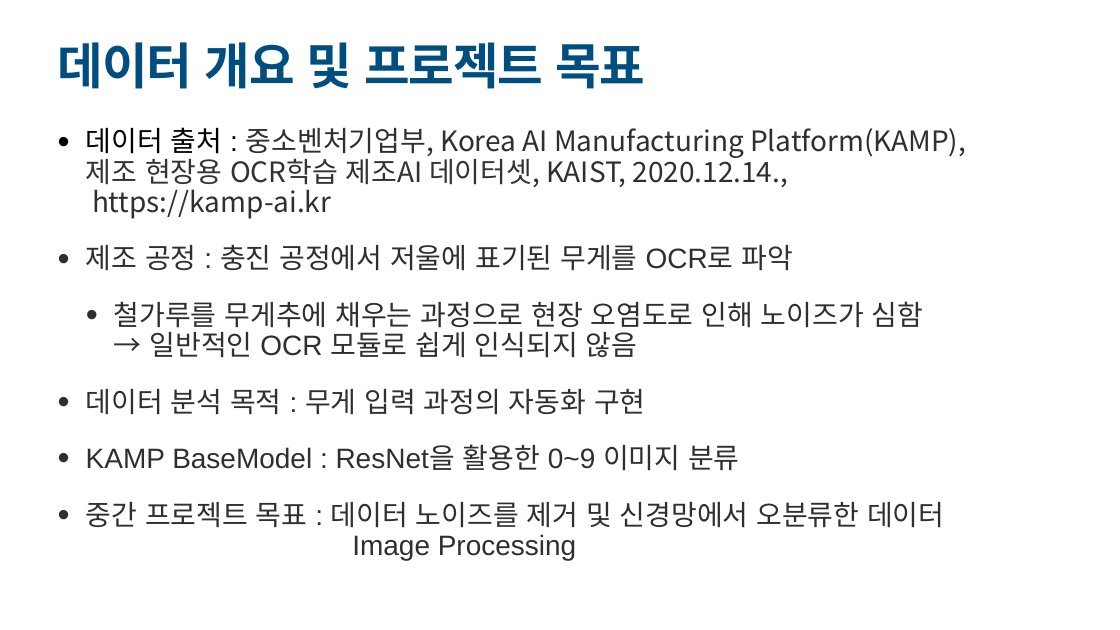
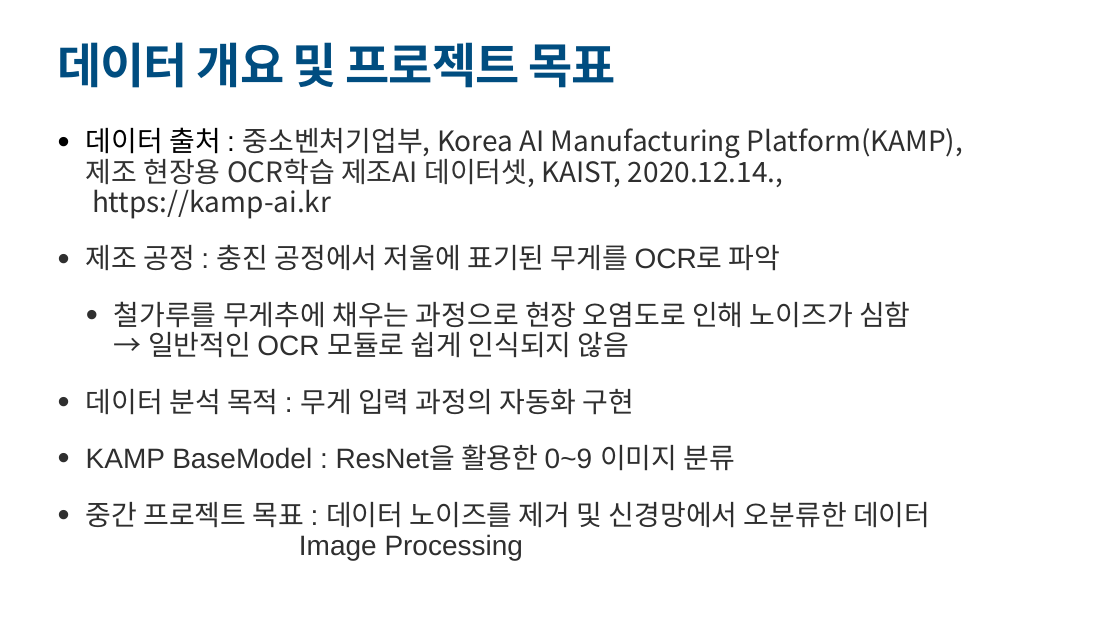
Before and after one commit to jun4879/cbnu_21_2_vision, a slide deck: slide 3 of 컴퓨터비전 중간 데이터/산업컴퓨터비전실제_중간프로젝트_김준태.pptx. Drawn at 1120x630 pixels with LibreOffice and Linux fonts; fonts in the diff are those of the drawing. Boxes give left, top, right and bottom in pixels: in the first picture for what was removed or moved away, otherwise in the second. Text is boxed around its words. In the diff, an @@ line names an element or a change of style, - is before the commit and + after.

```diff
--- a/컴퓨터비전 중간 데이터/산업컴퓨터비전실제_중간프로젝트_김준태.pptx
+++ b/컴퓨터비전 중간 데이터/산업컴퓨터비전실제_중간프로젝트_김준태.pptx
@@ title "데이터 개요 및 프로젝트 목표" at (58,42,615,88): size 85 to 82.5 pt, letter spacing -1.7 to -1.9 pt @@
@@ text at (86,127,963,219): font Noto Sans CJK KR to Arial in "중소벤처기업부, 제조 현장용 OCR학습 제조AI 데이터셋," @@
```
Also in this commit, not shown: 6 other slides changed, 1 slide added, 2 other files.
